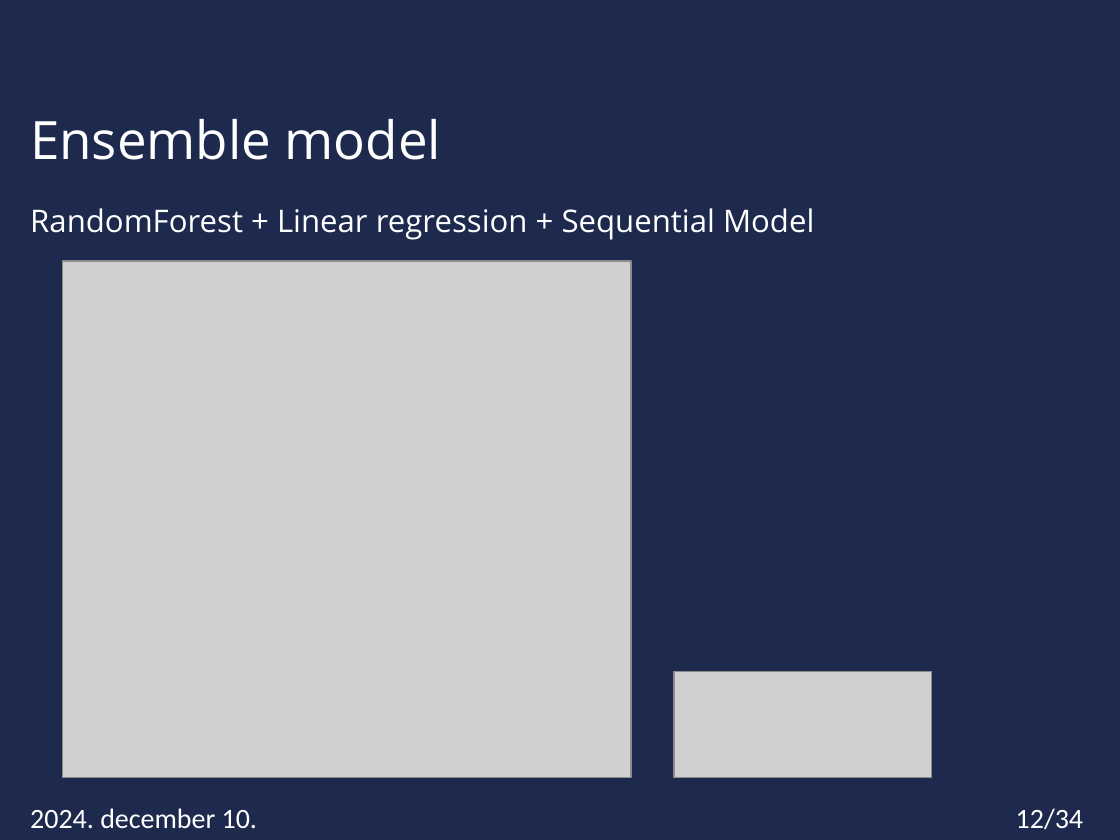
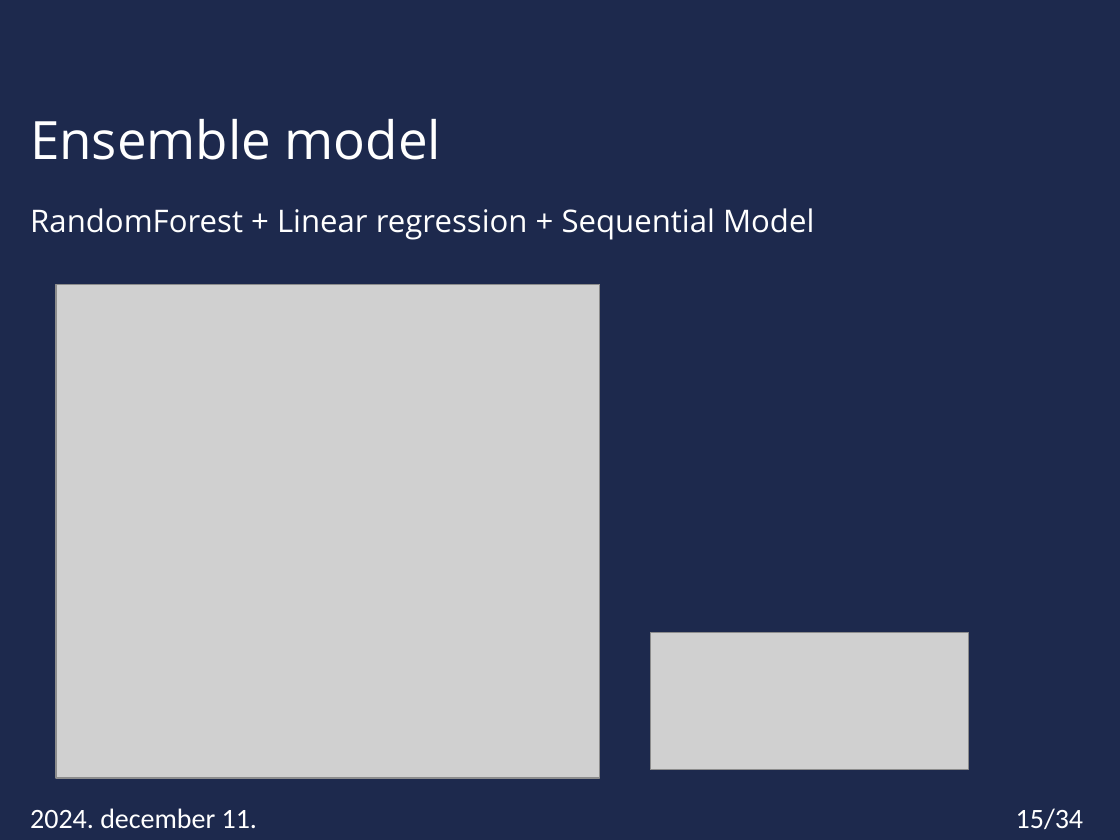
Before and after one commit to Miskota/Kaggle-laptop, a slide deck: slide 15 of laptop_regression.pptx (slide 12 before the commit). Drawn at 1120x840 pixels with LibreOffice and Linux fonts; fonts in the diff are those of the drawing; grey boxes stand for pictures; background and template pictures are left out. Boxes give left, top, right and bottom in pixels: in the first picture for what was removed or moved away, otherwise in the second. Text is boxed around its words. In the diff, an @@ line names an element or a change of style, - is before the commit and + after.

```diff
--- a/laptop_regression.pptx
+++ b/laptop_regression.pptx
@@ picture: place and size @@
-picture at (63, 261, 632, 777)
+picture at (56, 284, 600, 778)
@@ picture: place and size @@
-picture at (674, 671, 932, 777)
+picture at (651, 633, 969, 771)
@@ text at (30, 808, 257, 828): text changed @@
-2024. december 10.
+2024. december 11.
@@ page number at (1016, 808, 1083, 830): text changed @@
-12/34
+15/34
```
Also in this commit, not shown: 10 other slides changed, 3 slides added, 7 other files.
